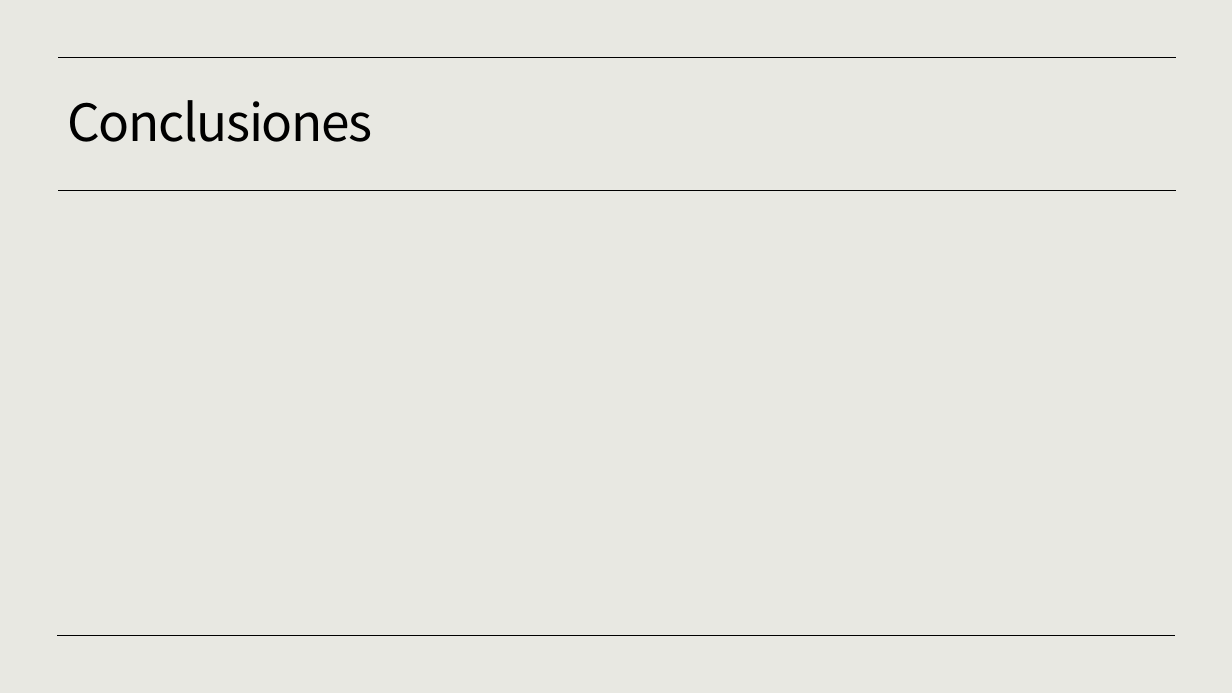
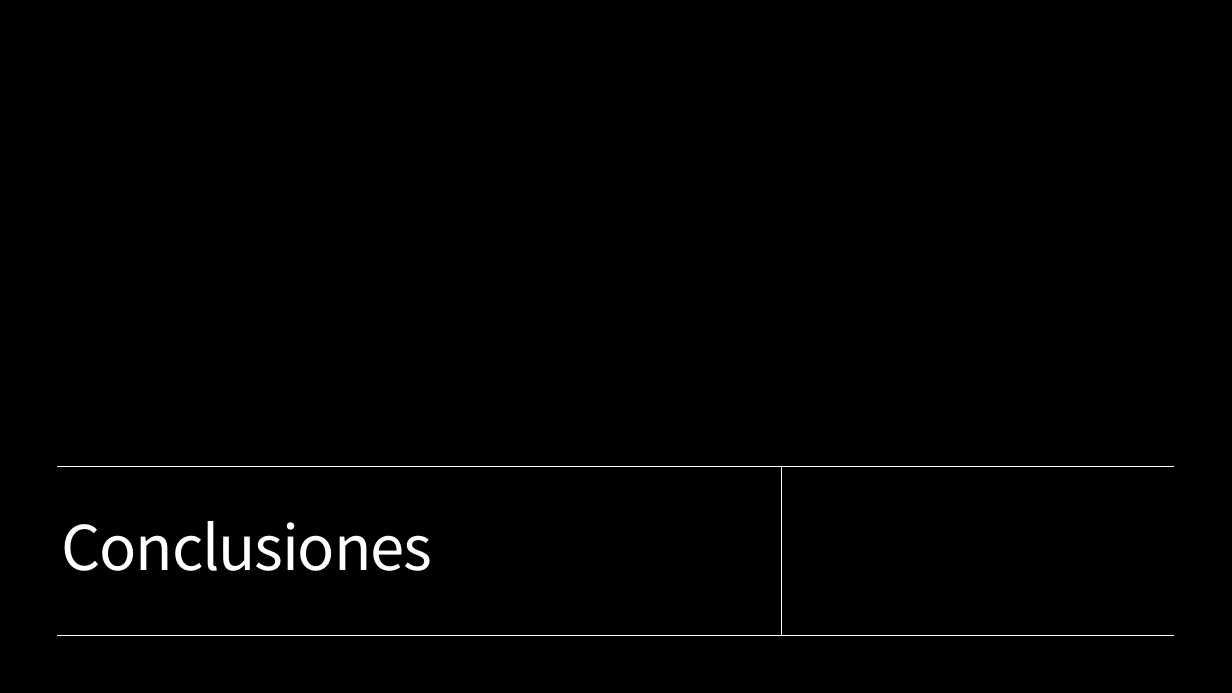
Before and after one commit to JavierCorralLizarraga/Artificial-intelligence, a slide deck: slide 13 of proyecto cripto-aritmetica/proyectocriptoaritmetica.pptx (slide 11 before the commit). Drawn at 1232x693 pixels with LibreOffice and Linux fonts; fonts in the diff are those of the drawing; background and template pictures are left out; a plain dark background stands for a picture behind light text. Boxes give left, top, right and bottom in pixels: in the first picture for what was removed or moved away, otherwise in the second. Text is boxed around its words. In the diff, an @@ line names an element or a change of style, - is before the commit and + after.

```diff
--- a/proyecto cripto-aritmetica/proyectocriptoaritmetica.pptx
+++ b/proyecto cripto-aritmetica/proyectocriptoaritmetica.pptx
@@ background #E8E8E2 to picture (left out) @@
@@ rectangle added at [0,0,1232,693], fill #000000 @@
@@ line removed from (1177, 57) to (58, 57) @@
@@ line removed from (1177, 190) to (58, 190) @@
@@ line added from (1175, 466) to (57, 466), #FFFFFF 0.5 pt @@
@@ line added from (782, 467) to (782, 636), #FFFFFF 0.5 pt @@
@@ title "Conclusiones": place and size @@
-title "Conclusiones" at [67,100,373,142]
+title "Conclusiones" at [62,521,432,571]
@@ title "Conclusiones" at [62,521,432,571]: size 40 to 48 pt, text colour #000000 to #FFFFFF @@
@@ line added from (1174, 636) to (56, 636), #FFFFFF 0.5 pt @@
@@ line removed from (1175, 635) to (57, 635) @@
```
Also in this commit, not shown: 2 other slides changed, 5 slides added, 3 slides removed, 9 other files.
